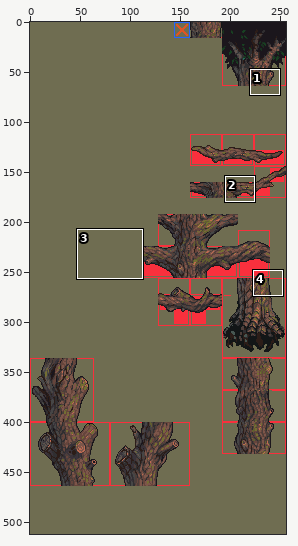
Two states of a sprite sheet, images/tiles/forest.png. Above: a wide view before the commit, with the close-up outlined.
Close-up. Before the edit:
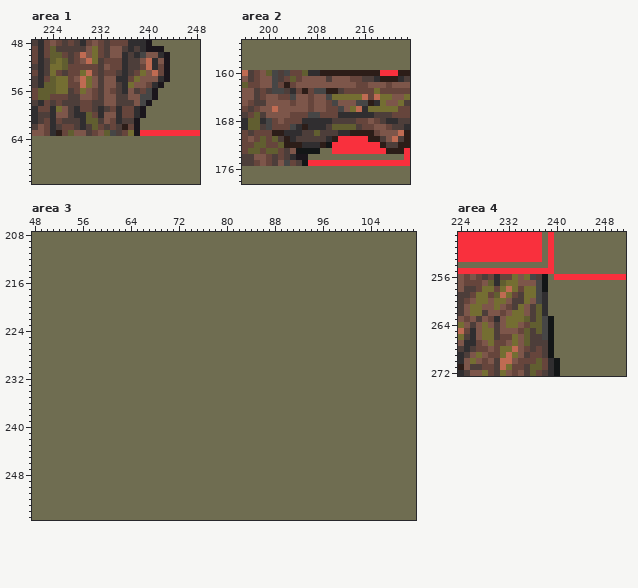
The file is 256x512 pixels. Colours within 5 levels of each other are drawn and written as one. Shown: area 1: x 221..248, y 48..71; area 2: x 196..223, y 155..178; area 3: x 48..111, y 208..255; area 4: x 224..251, y 249..272. The commit also changed other parts of the picture, which this record leaves out.
After the commit:
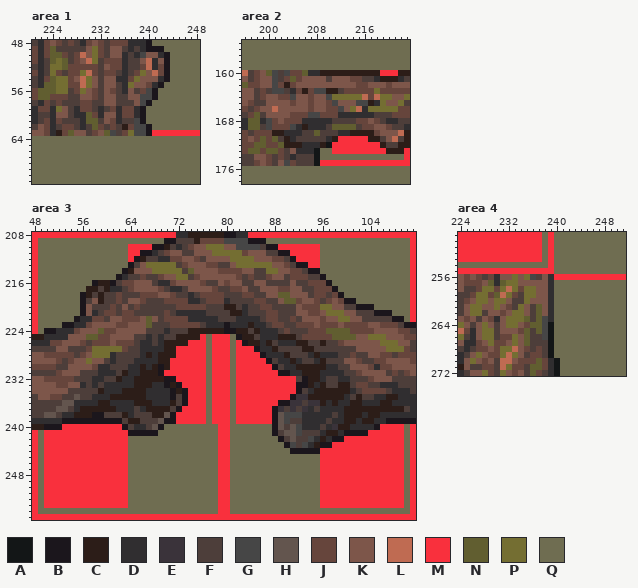
Palette (. is transparent): A #131617  B #1b161c  C #2c1d18  D #302e30  E #3a333a  F #4d3e3a  G #464646  H #63554e  J #66453c  K #7d564a  L #bf6b52  M #f9303d  N #615e30  P #746e32  Q #6f6d51
Changes in this commit:
Changed rows in their new state; - is an unchanged pixel.
Area 1:
first column x 238:
61 GB-
62 GGB
63 GGB
Area 2:
first column x 205:
173 DDD-
174 FFFA
175 -FFA
Area 3:
first column x 48:
208 MMMMMMMMMMMMMMMMMMMMMMMMDDCCCCCCBBDDMMMMMMMMMMMMMMMMMMMMMMMMMMMM
209 M---------------------BBFFFCJJJJGGGGBBB------------------------M
210 M---------------MMMMBBCFDFJKKPPPKKGGGGFBBMMMMMMM---------------M
211 M---------------MMBBDFJKKFFKKKPPPPPJKKKFFBBMMMMM---------------M
212 M---------------MBCFFDDJJKKJFKKKKPPPPKKKJJFBMMMM---------------M
213 M---------------BFKPPPPPFJKKKJJFFKPPPPPPKKJFBBMM---------------M
214 M--------------BCKKKPPPPPFNKKKKJJJJKKFFPPKKJJFBB---------------M
215 M-------------BDFFJFFJKKPPFJKKKKKKJFJFFJKKFJJJFFB--------------M
216 M---------BCCBFJJKKKFDDJKKKKJFFKJKKFFKKFFFFKFFJJJB-------------M
217 M--------CCFCDDFJKKKKJFDDFKKKKJFFJJKFFKKKJJKKFFJJJB------------M
218 M-------BCFCFFJFFFJJJKKJFFDFJJJJFFFJJFFKKNNKKKFJJFJB-----------M
219 M-------BFKCFFJFKKJFFFJJJJDDFJJJDFFFFJJFFKNNJKKJFJKJBB---------M
220 M-------BKFFFJFKFJFFFFFFJJJJJFFFCCFDFFJJFFFFKJJJPPKKFFBBB------M
221 M-------BKDFJJFJJFFFFFJFDDDDDFFFFCCDFFFJJFFFKKJJKPPPKKFFFBBB---M
222 M------BDDJJFKKJJJKNKFJJJJDDDDDFFFDDDDFJJFFJFKKKJKKPPKKFFFFFBB-M
223 M----BBDDJKKKKJJKKKNFFFJJJJJFDDDBDDDCDDFJJFFJJJKJJJKJJJJKKJJJFBB
224 M-BBDDDJKKKNJJKKKKKFFFDFFFCCCCCCBBCCFCDDDFJFFFJJJNNNNJJJJKKKKJJF
225 CCDDDDKKKNNJJKKKKFFDFDFFCCCCM-MMM-BCCFDDDCCCFJJJJJNNNNKKPPPKKKJJ
226 DDDJJKKKJFJJJKJJJFDDFDCCCCMMM-MMM-MBCCDCFDDDCCFFCFFJKKKKKKPPPKKF
227 FFFFKKFFFJPPPPPJFFDDDDCCMMMMM-MMM-MMMBDDCFFFFCCFFFFFFFKKKKKPPPJF
228 KKJJJJJFJKPPPDFFFFDCDCCCMMMMM-MMM-MMMMBDDDCFFFDCDDDFFJFFKKJJFJJJ
229 KKKKJFJKKPKKFDFFFDDDDCCMMMMMM-MMM-MMMMMBFDDCDFFDCFFFKKJFFJJKKKKJ
230 JJJJFFKKKKJDDFFFDDCDCBCMMMMMM-MMM-MMMMMMBFDDCCCCCDDFFKKKJDJJKKKK
231 FFFFJKKKFFFDDDFCDDCCCBMMMMMMM-MMM-MMMMMMMBBDDCCCDDDDFFJKKKKFJFJK
232 KKJJJJJFFFDDFFCDDCCCCCBBMMMMM-MMM-MMMMMMMMMMFBCCDFFDDFFFJKKKFFFF
233 KKKKJJKKDFDFDDDDDCCCDDBCBMMMM-MMM-MMMMMMMMMMBBCDCFFCCFJJFFDDDFFF
234 KKKKKKFFFFFCDDDCCCCDDDDBCBMMM-MMM-MMMMMMMMMMBFDCCCCCCDFJJJJFDDDF
235 FKKJJFFHFFDDDCCCCCCDDDDBFBMMM-MMM-MMMMMMMMMBEECCCCCCDFCFFDDCCDDD
236 FFFFFHHDDDDCCDDDDCCCDDDCFBMMM-MMM-MMMMMMMBBEEFEECDCDDCCDDDCCDDDD
237 FFFFHHFDCCCCCCDDDFDCCCCFBMMMM-MMM-MMMMMMBEFEFEDFDDDDCCCCCCCCCCFD
238 FFHHFDDCCCBBFFFCDFFFCCHBMMMMM-MMM-MMMMMMBHGGGDDDDDFDCCCDCCDDDDDD
239 DDDDDBBBBBBBBBBFCCFFFHBBMMMMM-MMM-MMMMMMBHGFFDDDDFDDCCDCCDDBBBBB
240 CCBBBMMMMMMMMMMBFDDFHB---------MM-------BHFHGDDDFDECCDDDDBMMMM-M
241 M-MMMMMMMMMMMMMMBBBBB----------MM-------BFHHGFFFDCCDBBBBMMMMMM-M
242 M-MMMMMMMMMMMMMM---------------MM--------BFHFFGDCDBBMMMMMMMMMM-M
243 M-MMMMMMMMMMMMMM---------------MM---------BGFGDCBBMMMMMMMMMMMM-M
244 M-MMMMMMMMMMMMMM---------------MM----------BBBBBMMMMMMMMMMMMMM-M
245 M-MMMMMMMMMMMMMM---------------MM---------------MMMMMMMMMMMMMM-M
246 M-MMMMMMMMMMMMMM---------------MM---------------MMMMMMMMMMMMMM-M
247 M-MMMMMMMMMMMMMM---------------MM---------------MMMMMMMMMMMMMM-M
248 M-MMMMMMMMMMMMMM---------------MM---------------MMMMMMMMMMMMMM-M
249 M-MMMMMMMMMMMMMM---------------MM---------------MMMMMMMMMMMMMM-M
250 M-MMMMMMMMMMMMMM---------------MM---------------MMMMMMMMMMMMMM-M
251 M-MMMMMMMMMMMMMM---------------MM---------------MMMMMMMMMMMMMM-M
252 M-MMMMMMMMMMMMMM---------------MM---------------MMMMMMMMMMMMMM-M
253 M-MMMMMMMMMMMMMM---------------MM---------------MMMMMMMMMMMMMM-M
254 M------------------------------MM------------------------------M
255 MMMMMMMMMMMMMMMMMMMMMMMMMMMMMMMMMMMMMMMMMMMMMMMMMMMMMMMMMMMMMMMM
Area 4:
first column x 231:
256 KK-----KD
257 ------KKD
258 ------KKD
259 ------KKD
260 ------KKD
261 -------KD
262 -------KD
263 --------D
Pixel boxes of the changes (left, top, right, bottom) in both close-ups:
changed: (134, 118, 152, 136)
changed: (296, 148, 320, 166)
changed: (32, 232, 416, 520)
changed: (500, 274, 512, 280)
changed: (536, 274, 554, 322)
